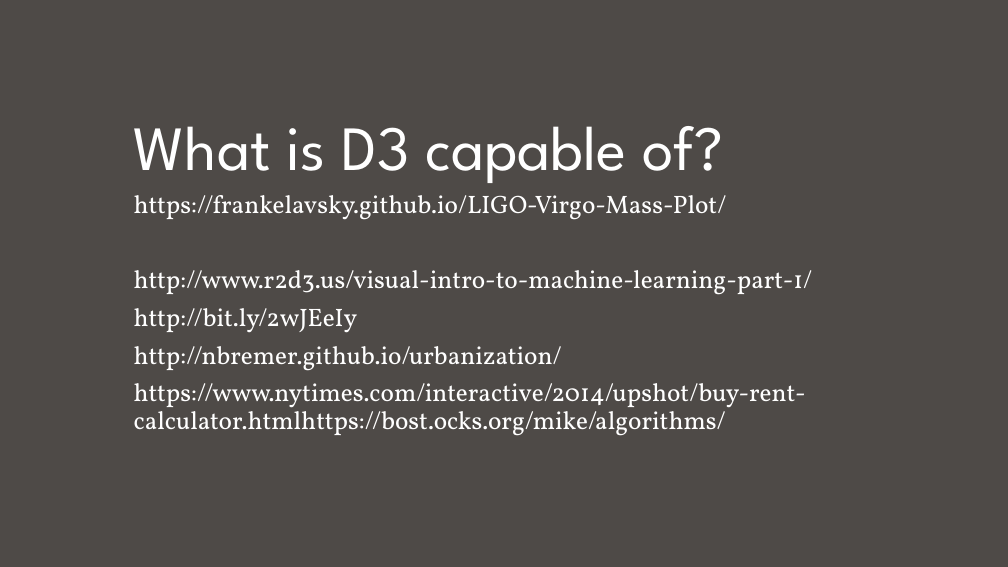
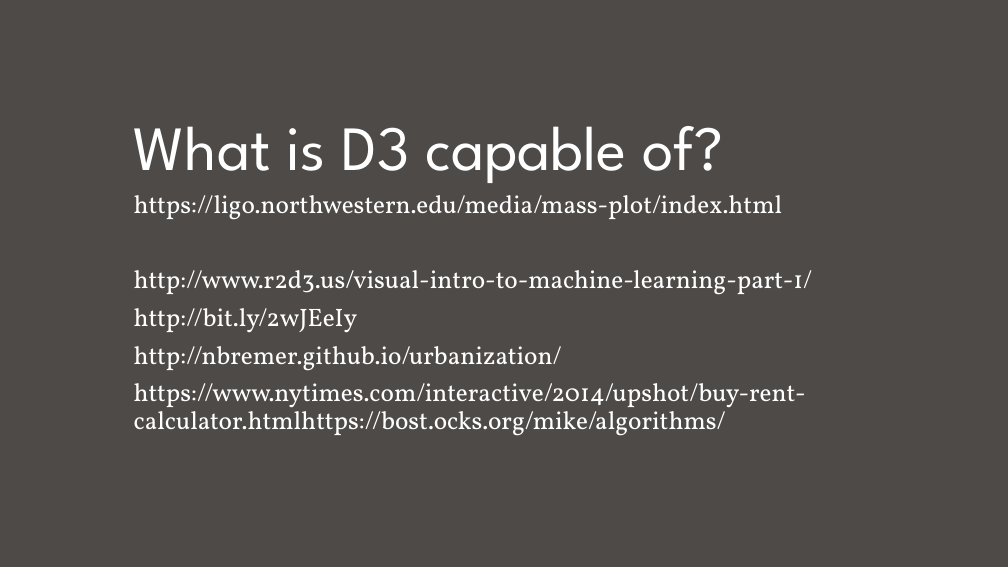
Before and after one commit to nuitrcs/Intro_to_d3_workshop, a slide deck: slide 3 of Introduction to D3.pptx (slide 2 before the commit). Drawn at 1008x567 pixels with LibreOffice and Linux fonts; fonts in the diff are those of the drawing. Boxes give left, top, right and bottom in pixels: in the first picture for what was removed or moved away, otherwise in the second. Text is boxed around its words. In the diff, an @@ line names an element or a change of style, - is before the commit and + after.

```diff
--- a/Introduction to D3.pptx
+++ b/Introduction to D3.pptx
@@ subtitle at (134,195,783,220): text changed @@
-https://frankelavsky.github.io/LIGO-Virgo-Mass-Plot/
+https://ligo.northwestern.edu/media/mass-plot/index.html
```
Also in this commit, not shown: 1 other slide changed, 1 slide added, 2 other files.
